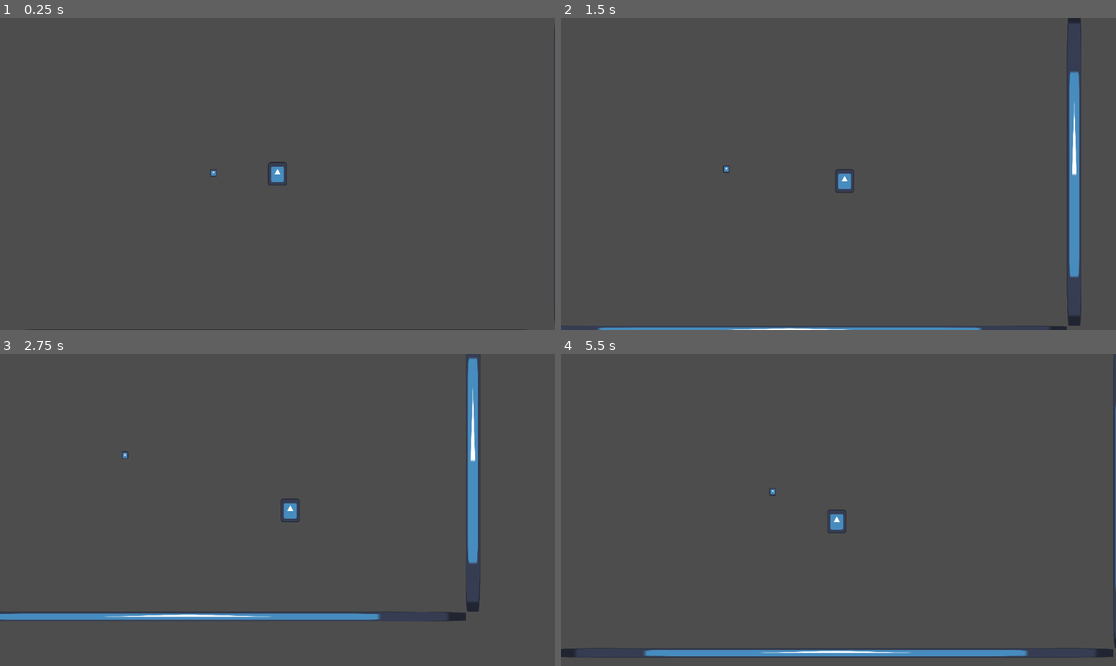
Above: before the commit, frames 1-4 (two rows, left to right).
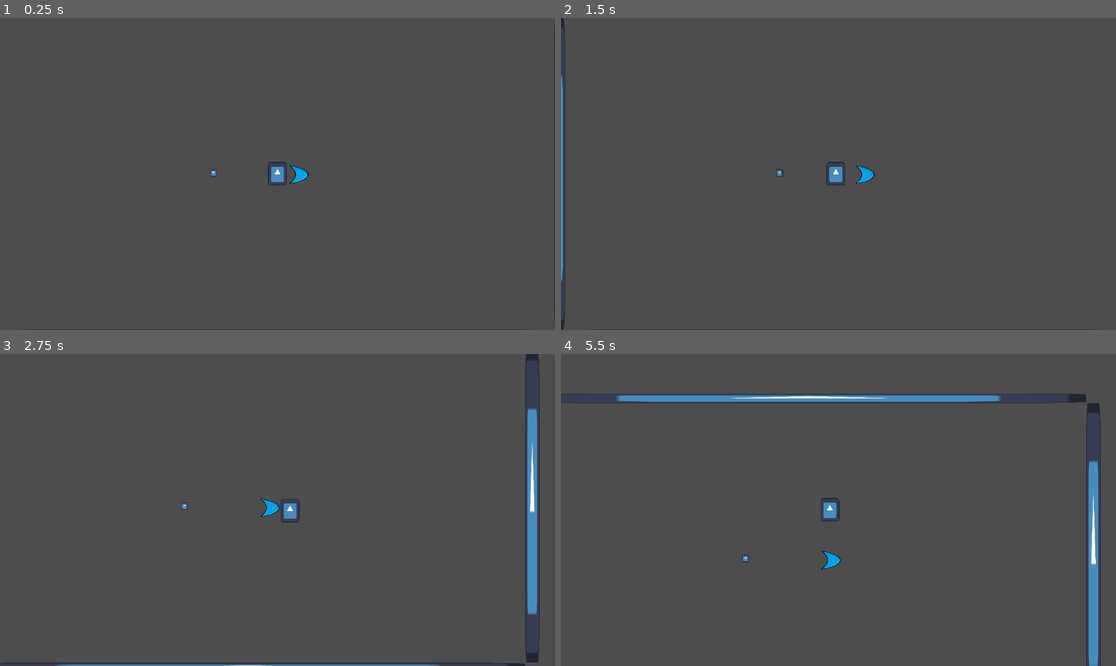
Above: after the commit, the same moments.

Repository: Tarot-Team/Project-Boss-Rush
Game: Godot game, scene res://game.tscn
Two runs of this game, one before a commit and one after it. Both use one fixed random seed, a clock stepped at 60 frames per second and the inputs below. The engine's default icon, where the game draws it, is replaced by a stand-in: a white triangle on a blue panel in a dark square.
Inputs (mouse positions are in pixels of both pictures, inside the frame that each line leads up to):
- Up to frame 1 (0.25 s): no input
- Up to frame 2 (1.5 s): tap Enter at 0.5 s; move the mouse to (960, 158) at 0.52 s; press the mouse at (960, 158) at 0.53 s; hold Right (ui_right) 0.53-1.28 s; tap A (a, bound only after the commit) at 0.8, 1.35 s; move the mouse to (727, 189) at 1.27 s; release the mouse at (727, 189) at 1.28 s; hold Down (ui_down) from 1.28 s (still down)
- Up to frame 3 (2.75 s): tap D (d, bound only after the commit) at 1.55 s; move the mouse to (333, 441) at 2.02 s; release Down (ui_down) at 2.03 s; hold Right (ui_right) from 2.03 s (still down); hold D (d, bound only after the commit) from 2.03 s (still down); tap S (s, bound only after the commit) at 2.3 s
- Up to frame 4 (5.5 s): move the mouse to (810, 572) at 2.77 s; release Right (ui_right) at 2.78 s; release D (d, bound only after the commit) at 2.78 s; hold Up (ui_up) 2.78-3.53 s; tap S (s, bound only after the commit) at 2.85 s; tap W (w, bound only after the commit) at 3.05 s; move the mouse to (1005, 556) at 3.52 s; hold W (w, bound only after the commit) 3.53-4.28 s; hold Left (ui_left) 3.53-5.03 s; click (1005, 556) at 3.8 s; tap Escape (escape, bound only after the commit) at 4.15 s; move the mouse to (672, 463) at 4.27 s; click (672, 463) at 4.35 s; tap A (a, bound only after the commit) at 4.55 s; move the mouse to (866, 510) at 5.02 s; hold Down (ui_down) from 5.03 s (still down); hold A (a, bound only after the commit) from 5.03 s (still down); tap D (d, bound only after the commit) at 5.3 s

The runs differ from the first frame. In frame 1, 0.1% of the frame differs, in the area x 52-56%, y 47-54%; in frame 2, 3.1%; in frame 3, 5.6%; in frame 4, 6.1%, in the area x 0-100%, y 0-100%.

Commit message:
force merging old gui to main

Diff:
--- a/attack.gd
+++ b/attack.gd
@@ -3,14 +3,7 @@
 
 # Called when the node enters the scene tree for the first time.
 func _ready() -> void:
-	get_tree().create_timer(0.1).timeout.connect(queue_free)
-	print("creating instance")
-
-func _on_area_entered(area: Area2D) -> void:
-	if area.is_in_group("enemy"):
-		area.take_damage(10)
-
-
+	pass # Replace with function body.
 
 
 # Called every frame. 'delta' is the elapsed time since the previous frame.
--- /dev/null
+++ b/death_screen.gd
@@ -0,0 +1,19 @@
+extends Control
+
+func _ready():
+	visible = false
+
+	var player = get_tree().get_first_node_in_group("player")
+	if player:
+		player.died.connect(_on_player_died)
+
+func _on_player_died():
+	get_tree().paused = true
+	visible = true
+
+func _on_restart_pressed():
+	get_tree().paused = false
+	get_tree().reload_current_scene()
+
+func _on_quit_pressed():
+	get_tree().quit()
--- /dev/null
+++ b/death_screen.tscn
@@ -0,0 +1,96 @@
+[gd_scene format=3 uid="uid://c30hctbunqic1"]
+
+[ext_resource type="Script" uid="uid://db6fnc1qagjt6" path="res://death_screen.gd" id="1_ex68u"]
+[ext_resource type="Shader" uid="uid://cwkjc72hjqp3g" path="res://menu.gdshader" id="2_6bi5g"]
+
+[sub_resource type="ShaderMaterial" id="ShaderMaterial_y0ggs"]
+shader = ExtResource("2_6bi5g")
+shader_parameter/lod = 0.7950000377625
+
+[sub_resource type="Animation" id="Animation_2nc7s"]
+length = 0.001
+tracks/0/type = "value"
+tracks/0/imported = false
+tracks/0/enabled = true
+tracks/0/path = NodePath("ColorRect:material:shader")
+tracks/0/interp = 1
+tracks/0/loop_wrap = true
+tracks/0/keys = {
+"times": PackedFloat32Array(0),
+"transitions": PackedFloat32Array(1),
+"update": 1,
+"values": [ExtResource("2_6bi5g")]
+}
+
+[sub_resource type="Animation" id="Animation_d3xb4"]
+resource_name = "blur"
+length = 0.3
+tracks/0/type = "value"
+tracks/0/imported = false
+tracks/0/enabled = true
+tracks/0/path = NodePath("ColorRect:material:shader")
+tracks/0/interp = 1
+tracks/0/loop_wrap = true
+tracks/0/keys = {
+"times": PackedFloat32Array(0.3),
+"transitions": PackedFloat32Array(1),
+"update": 1,
+"values": [ExtResource("2_6bi5g")]
+}
+
+[sub_resource type="AnimationLibrary" id="AnimationLibrary_hhlqb"]
+_data = {
+&"RESET": SubResource("Animation_2nc7s"),
+&"blur": SubResource("Animation_d3xb4")
+}
+
+[node name="death_screen" type="Control" unique_id=1914071465]
+process_mode = 3
+layout_mode = 3
+anchors_preset = 15
+anchor_right = 1.0
+anchor_bottom = 1.0
+grow_horizontal = 2
+grow_vertical = 2
+script = ExtResource("1_ex68u")
+
+[node name="ColorRect" type="ColorRect" parent="." unique_id=1809266471]
+material = SubResource("ShaderMaterial_y0ggs")
+layout_mode = 0
+offset_top = -1.0
+offset_right = 1152.0
+offset_bottom = 646.0
+
+[node name="PanelContainer" type="PanelContainer" parent="." unique_id=1996652051]
+layout_mode = 0
+offset_left = 238.0
+offset_top = 115.0
+offset_right = 941.0
+offset_bottom = 486.0
+
+[node name="VBoxContainer" type="VBoxContainer" parent="PanelContainer" unique_id=1803631087]
+layout_mode = 2
+theme_override_constants/separation = 10
+
+[node name="restart" type="Button" parent="PanelContainer/VBoxContainer" unique_id=1379235539]
+layout_mode = 2
+text = "restart"
+
+[node name="quit" type="Button" parent="PanelContainer/VBoxContainer" unique_id=962888443]
+layout_mode = 2
+text = "quit"
+
+[node name="AnimationPlayer" type="AnimationPlayer" parent="." unique_id=1919898855]
+libraries/ = SubResource("AnimationLibrary_hhlqb")
+
+[node name="Label" type="Label" parent="." unique_id=2016582350]
+layout_mode = 0
+offset_left = 513.0
+offset_top = 27.0
+offset_right = 682.0
+offset_bottom = 117.0
+theme_override_font_sizes/font_size = 34
+text = "score ???"
+
+[connection signal="pressed" from="PanelContainer/VBoxContainer/restart" to="." method="_on_restart_pressed"]
+[connection signal="pressed" from="PanelContainer/VBoxContainer/quit" to="." method="_on_quit_pressed"]
--- a/game.tscn
+++ b/game.tscn
@@ -3,8 +3,9 @@
 [ext_resource type="PackedScene" uid="uid://ddaah1f8rj5br" path="res://wall_horizontal.tscn" id="1_feb5d"]
 [ext_resource type="PackedScene" uid="uid://rnagip23axfj" path="res://wall_vertical.tscn" id="2_fc0e3"]
 [ext_resource type="PackedScene" uid="uid://ckudr8chj1kgo" path="res://player.tscn" id="3_7jktm"]
-[ext_resource type="PackedScene" uid="uid://d36qts1hky2id" path="res://sword_swipe.tscn" id="4_7jktm"]
 [ext_resource type="PackedScene" uid="uid://pvbuc6ql1xcn" path="res://hit_box.tscn" id="4_fc0e3"]
+[ext_resource type="Texture2D" uid="uid://n4id1nqohuyr" path="res://attack_base.png" id="5_7jktm"]
+[ext_resource type="PackedScene" uid="uid://c30hctbunqic1" path="res://death_screen.tscn" id="6_ryrav"]
 
 [node name="Node2D" type="Node2D" unique_id=1106800021]
 
@@ -19,8 +20,8 @@
 position = Vector2(0, 668)
 
 [node name="player" parent="." unique_id=133357582 instance=ExtResource("3_7jktm")]
+process_mode = 1
 position = Vector2(578, 325)
-attack_scene = ExtResource("4_7jktm")
 
 [node name="hitBox" parent="." unique_id=1451157788 instance=ExtResource("4_fc0e3")]
 position = Vector2(329, 273)
@@ -28,5 +29,14 @@
 [node name="Timer" type="Timer" parent="hitBox" unique_id=1801373004]
 wait_time = 0.5
 
-[connection signal="body_exited" from="hitBox" to="hitBox" method="_on_body_exited"]
+[node name="AttackBase" type="Sprite2D" parent="." unique_id=853431307]
+position = Vector2(623, 326.00003)
+rotation = 1.5707964
+scale = Vector2(0.16126962, 0.30117607)
+texture = ExtResource("5_7jktm")
+
+[node name="CanvasLayer" type="CanvasLayer" parent="." unique_id=782668343]
+
+[node name="death_screen" parent="CanvasLayer" unique_id=1914071465 instance=ExtResource("6_ryrav")]
+
 [connection signal="timeout" from="hitBox/Timer" to="hitBox" method="_on_timer_timeout"]
--- /dev/null
+++ b/menu.gdshader
@@ -0,0 +1,9 @@
+shader_type canvas_item;
+uniform sampler2D SCREEN_TEXTURE: hint_screen_texture, filter_linear_mipmap;
+
+uniform float lod: hint_range(0.0, 5.0) = 0.0;
+
+void fragment(){
+	vec4 color = texture(SCREEN_TEXTURE, SCREEN_UV, lod);
+	COLOR = color;
+}
--- a/node_2d.gd
+++ b/node_2d.gd
@@ -11,7 +11,7 @@
 	if body.is_in_group("player"):
 		player_ref = body
 		print("Player Collided with Hazard!")
-		player_ref.take_damage(damage)
+		player_ref.take_damage(10)
 		$Timer.start()
 
 
@@ -23,10 +23,10 @@
 		player_ref = null
 		$Timer.stop()
 
-		print("Player left the bad guy!")
+		print("Player left the area!")
 
 
 func _on_timer_timeout() -> void:
 	if player_ref:
 		player_ref.take_damage(damage)
-		print("player took " + str(damage) + " damage!")
+		print("player took {damage} damage!")
--- /dev/null
+++ b/pause.gd
@@ -0,0 +1,31 @@
+extends Control
+
+func _ready():
+	visible = false
+
+func resume():
+	get_tree().paused = false
+	visible = false
+	$AnimationPlayer.play_backwards("blur")
+
+func pause():
+	get_tree().paused = true
+	visible = true
+	$AnimationPlayer.play("blur")
+
+func _input(event):
+	if event.is_action_pressed("escape"):
+		if get_tree().paused:
+			resume()
+		else:
+			pause()
+
+func _on_restart_pressed():
+	resume()
+	get_tree().reload_current_scene()
+
+func _on_resume_pressed():
+	resume()
+
+func _on_quit_pressed():
+	get_tree().quit()
--- /dev/null
+++ b/pause_menu.tscn
@@ -0,0 +1,93 @@
+[gd_scene format=3 uid="uid://c201kqm66rjry"]
+
+[ext_resource type="Script" uid="uid://b63s20devbod6" path="res://pause.gd" id="1_nwcfo"]
+[ext_resource type="Shader" uid="uid://cwkjc72hjqp3g" path="res://menu.gdshader" id="2_05uyy"]
+
+[sub_resource type="ShaderMaterial" id="ShaderMaterial_p81d2"]
+shader = ExtResource("2_05uyy")
+shader_parameter/lod = 0.7950000377625
+
+[sub_resource type="Animation" id="Animation_2nc7s"]
+length = 0.001
+tracks/0/type = "value"
+tracks/0/imported = false
+tracks/0/enabled = true
+tracks/0/path = NodePath("ColorRect:material:shader")
+tracks/0/interp = 1
+tracks/0/loop_wrap = true
+tracks/0/keys = {
+"times": PackedFloat32Array(0),
+"transitions": PackedFloat32Array(1),
+"update": 1,
+"values": [ExtResource("2_05uyy")]
+}
+
+[sub_resource type="Animation" id="Animation_d3xb4"]
+resource_name = "blur"
+length = 0.3
+tracks/0/type = "value"
+tracks/0/imported = false
+tracks/0/enabled = true
+tracks/0/path = NodePath("ColorRect:material:shader")
+tracks/0/interp = 1
+tracks/0/loop_wrap = true
+tracks/0/keys = {
+"times": PackedFloat32Array(0.3),
+"transitions": PackedFloat32Array(1),
+"update": 1,
+"values": [ExtResource("2_05uyy")]
+}
+
+[sub_resource type="AnimationLibrary" id="AnimationLibrary_mxa3g"]
+_data = {
+&"RESET": SubResource("Animation_2nc7s"),
+&"blur": SubResource("Animation_d3xb4")
+}
+
+[node name="pause_menu" type="Control" unique_id=448210501]
+process_mode = 3
+layout_mode = 3
+anchors_preset = 15
+anchor_right = 1.0
+anchor_bottom = 1.0
+offset_top = 2.0
+offset_right = 2.0
+grow_horizontal = 2
+grow_vertical = 2
+script = ExtResource("1_nwcfo")
+
+[node name="ColorRect" type="ColorRect" parent="." unique_id=1097902029]
+material = SubResource("ShaderMaterial_p81d2")
+layout_mode = 0
+offset_top = -1.0
+offset_right = 1152.0
+offset_bottom = 646.0
+
+[node name="PanelContainer" type="PanelContainer" parent="." unique_id=972186423]
+layout_mode = 0
+offset_left = 238.0
+offset_top = 115.0
+offset_right = 941.0
+offset_bottom = 486.0
+
+[node name="VBoxContainer" type="VBoxContainer" parent="PanelContainer" unique_id=1856091538]
+layout_mode = 2
+
+[node name="restart" type="Button" parent="PanelContainer/VBoxContainer" unique_id=273565361]
+layout_mode = 2
+text = "restart"
+
+[node name="resume" type="Button" parent="PanelContainer/VBoxContainer" unique_id=231515165]
+layout_mode = 2
+text = "resume"
+
+[node name="quit" type="Button" parent="PanelContainer/VBoxContainer" unique_id=324367403]
+layout_mode = 2
+text = "quit"
+
+[node name="AnimationPlayer" type="AnimationPlayer" parent="." unique_id=707624495]
+libraries/ = SubResource("AnimationLibrary_mxa3g")
+
+[connection signal="pressed" from="PanelContainer/VBoxContainer/restart" to="." method="_on_restart_pressed"]
+[connection signal="pressed" from="PanelContainer/VBoxContainer/resume" to="." method="_on_resume_pressed"]
+[connection signal="pressed" from="PanelContainer/VBoxContainer/quit" to="." method="_on_quit_pressed"]
--- a/player.gd
+++ b/player.gd
@@ -1,5 +1,5 @@
 extends CharacterBody2D
-@export var attack_scene: PackedScene
+signal died
 var health: int = 100
 const speed: int = 150
 const acceleration: int = 15
@@ -8,24 +8,16 @@
 
 func _physics_process(delta: float) -> void:
 	var input = Vector2(
-		Input.get_action_strength("ui_right") - Input.get_action_strength("ui_left"),
-		Input.get_action_strength("ui_down") - Input.get_action_strength("ui_up")
+		Input.get_action_strength("d") - Input.get_action_strength("a"),
+		Input.get_action_strength("s") - Input.get_action_strength("w")
 	).normalized()
 
 	var lerp_weight = delta *(acceleration if input else friction)
 	velocity = lerp(velocity, input * speed, lerp_weight)
 	move_and_slide()
 
-func _input(event):
-	if event.is_action_pressed("Attack"):
-		spawn_attack()
-
-func spawn_attack():
-	var attack_instance = attack_scene.instantiate()
-
-	get_parent().add_child(attack_instance)
-	attack_instance.global_position = global_position + Vector2(40,0)
-
 func take_damage(damage:int):
 	health -= damage
+	if health <= 0:
+		emit_signal("died")
 	print(health)
--- a/project.godot
+++ b/project.godot
@@ -22,6 +22,31 @@
 "events": [Object(InputEventMouseButton,"resource_local_to_scene":false,"resource_name":"","device":-1,"window_id":0,"a …(253 unchanged characters)…
 ]
 }
+a={
+"deadzone": 0.2,
+"events": [Object(InputEventKey,"resource_local_to_scene":false,"resource_name":"","device":0,"window_id":0,"alt_pressed":false,"shift_pressed":false,"ctrl_pressed":false,"meta_pressed":false,"pressed":false,"keycode":0,"physical_keycode":65,"key_label":0,"unicode":0,"location":0,"echo":false,"script":null)
+]
+}
+s={
+"deadzone": 0.2,
+"events": [Object(InputEventKey,"resource_local_to_scene":false,"resource_name":"","device":0,"window_id":0,"alt_pressed":false,"shift_pressed":false,"ctrl_pressed":false,"meta_pressed":false,"pressed":false,"keycode":0,"physical_keycode":83,"key_label":0,"unicode":0,"location":0,"echo":false,"script":null)
+]
+}
+d={
+"deadzone": 0.2,
+"events": [Object(InputEventKey,"resource_local_to_scene":false,"resource_name":"","device":0,"window_id":0,"alt_pressed":false,"shift_pressed":false,"ctrl_pressed":false,"meta_pressed":false,"pressed":false,"keycode":0,"physical_keycode":68,"key_label":0,"unicode":0,"location":0,"echo":false,"script":null)
+]
+}
+w={
+"deadzone": 0.2,
+"events": [Object(InputEventKey,"resource_local_to_scene":false,"resource_name":"","device":0,"window_id":0,"alt_pressed":false,"shift_pressed":false,"ctrl_pressed":false,"meta_pressed":false,"pressed":false,"keycode":0,"physical_keycode":87,"key_label":0,"unicode":0,"location":0,"echo":false,"script":null)
+]
+}
+escape={
+"deadzone": 0.2,
+"events": [Object(InputEventKey,"resource_local_to_scene":false,"resource_name":"","device":0,"window_id":0,"alt_pressed":false,"shift_pressed":false,"ctrl_pressed":false,"meta_pressed":false,"pressed":false,"keycode":0,"physical_keycode":4194305,"key_label":0,"unicode":0,"location":0,"echo":false,"script":null)
+]
+}
 
 [physics]
 
--- a/sword_swipe.tscn
+++ /dev/null
@@ -1,24 +0,0 @@
-[gd_scene format=3 uid="uid://d36qts1hky2id"]
-
-[ext_resource type="Script" uid="uid://hdcgq1r2ibq" path="res://attack.gd" id="1_pkgl8"]
-[ext_resource type="Texture2D" uid="uid://n4id1nqohuyr" path="res://attack_base.png" id="2_nwaai"]
-
-[node name="Node2D" type="Node2D" unique_id=1809607383]
-
-[node name="Attack" type="Area2D" parent="." unique_id=98787370]
-script = ExtResource("1_pkgl8")
-
-[node name="CollisionPolygon2D" type="CollisionPolygon2D" parent="Attack" unique_id=1424937670]
-rotation = 1.5707964
-scale = Vector2(0.2751679, 0.2486164)
-polygon = PackedVector2Array(616, 404, 639, 312, 687, 259, 708.6582, 268.12793, 742, 314, 765, 404, 689.5045, 404)
-
-[node name="Timer" type="Timer" parent="Attack" unique_id=183269990]
-
-[node name="AttackBase" type="Sprite2D" parent="Attack" unique_id=1721567006]
-rotation = 1.5707964
-scale = Vector2(0.19388196, 0.3038095)
-texture = ExtResource("2_nwaai")
-
-[connection signal="body_entered" from="Attack" to="Attack" method="_on_area_entered"]
-[connection signal="timeout" from="Attack/Timer" to="Attack" method="_on_timer_timeout"]
Not shown, added: death_screen.gd.uid
Not shown, added: menu.gdshader.uid
Not shown, added: pause.gd.uid
